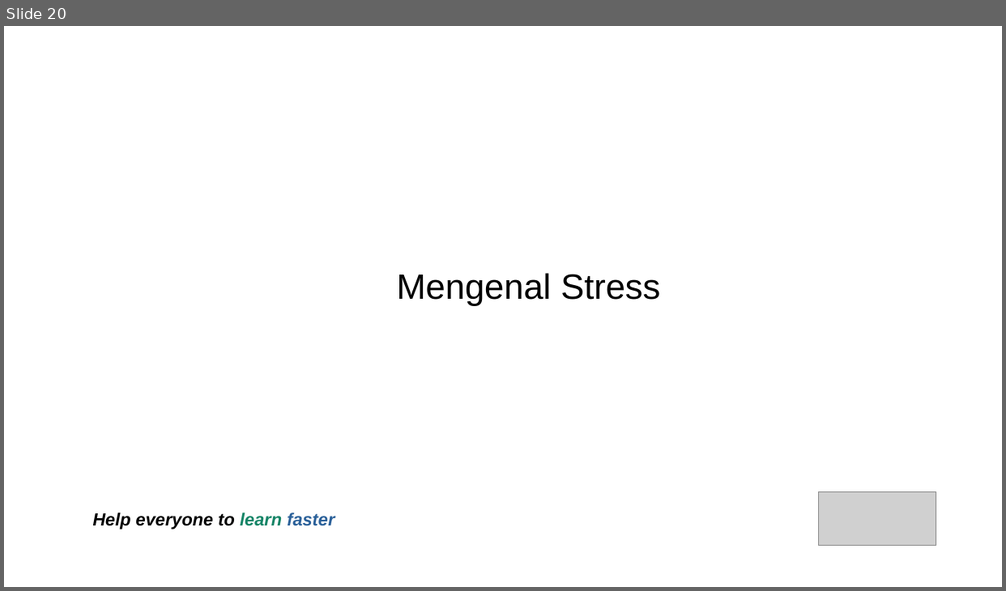
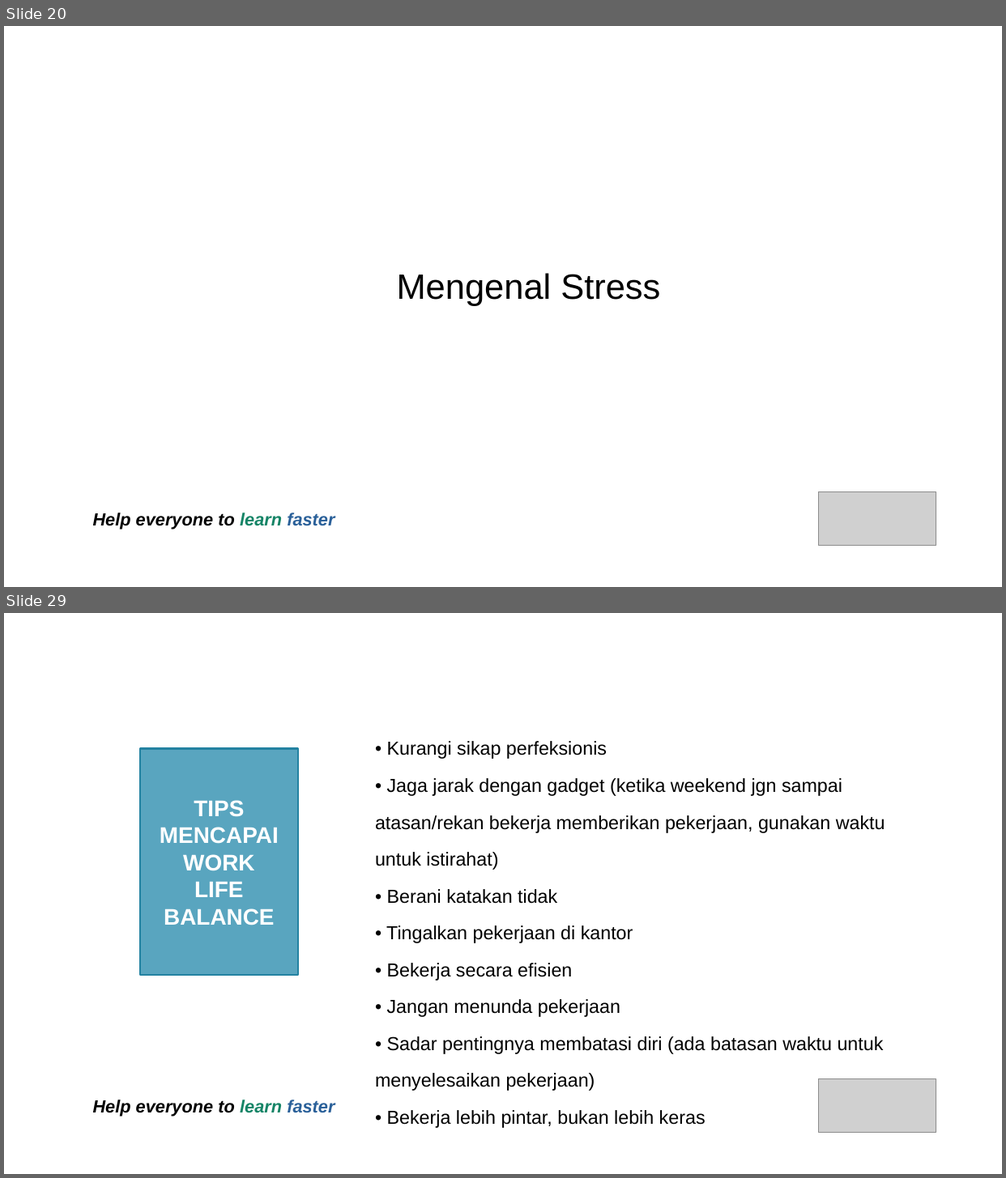
Before and after one commit to jejaksaid/course-flc, a slide deck: time-and-stress-management/sllide.odp. Shown one above the other, each under a label of ours: slide 20 before the commit, slides 20 and 29 after it; the slides between them are not shown. The pictures are 1006x591 and 1006x1178 pixels, drawn with LibreOffice and Linux fonts; fonts in the diff are those of the drawing; grey boxes stand for pictures; background and template pictures are left out. Boxes give left, top, right and bottom in pixels: in the first picture for what was removed or moved away, otherwise in the second. Text is boxed around its words. In the diff, an @@ line names an element or a change of style, - is before the commit and + after.

```diff
--- a/time-and-stress-management/sllide.odp
+++ b/time-and-stress-management/sllide.odp
@@ slide 29 added at (4, 613, 1002, 1174), background picture (left out) @@
@@ rectangle added at (140, 749, 298, 975), fill #59A5BF, outline #2382A1 1.42 pt, 18 pt, text #FFFFFF, bold @@
+TIPS
+MENCAPAI
+WORK
+LIFE
+BALANCE
@@ text added at (375, 741, 885, 1128), 15 pt, text #000000 @@
+• Kurangi sikap perfeksionis
+• Jaga jarak dengan gadget (ketika weekend jgn sampai
+atasan/rekan bekerja memberikan pekerjaan, gunakan waktu
+untuk istirahat)
+• Berani katakan tidak
+• Tingalkan pekerjaan di kantor
+• Bekerja secara efisien
+• Jangan menunda pekerjaan
+• Sadar pentingnya membatasi diri (ada batasan waktu untuk
+menyelesaikan pekerjaan)
+• Bekerja lebih pintar, bukan lebih keras
@@ picture added at (819, 1080, 936, 1134) @@
@@ text added at (93, 1100, 334, 1116), 14 pt, text #000000, bold, italic @@
+Help everyone to learn faster
```
Also in this commit, not shown: 1 slide changed, 9 other slides added, 1 other file.
